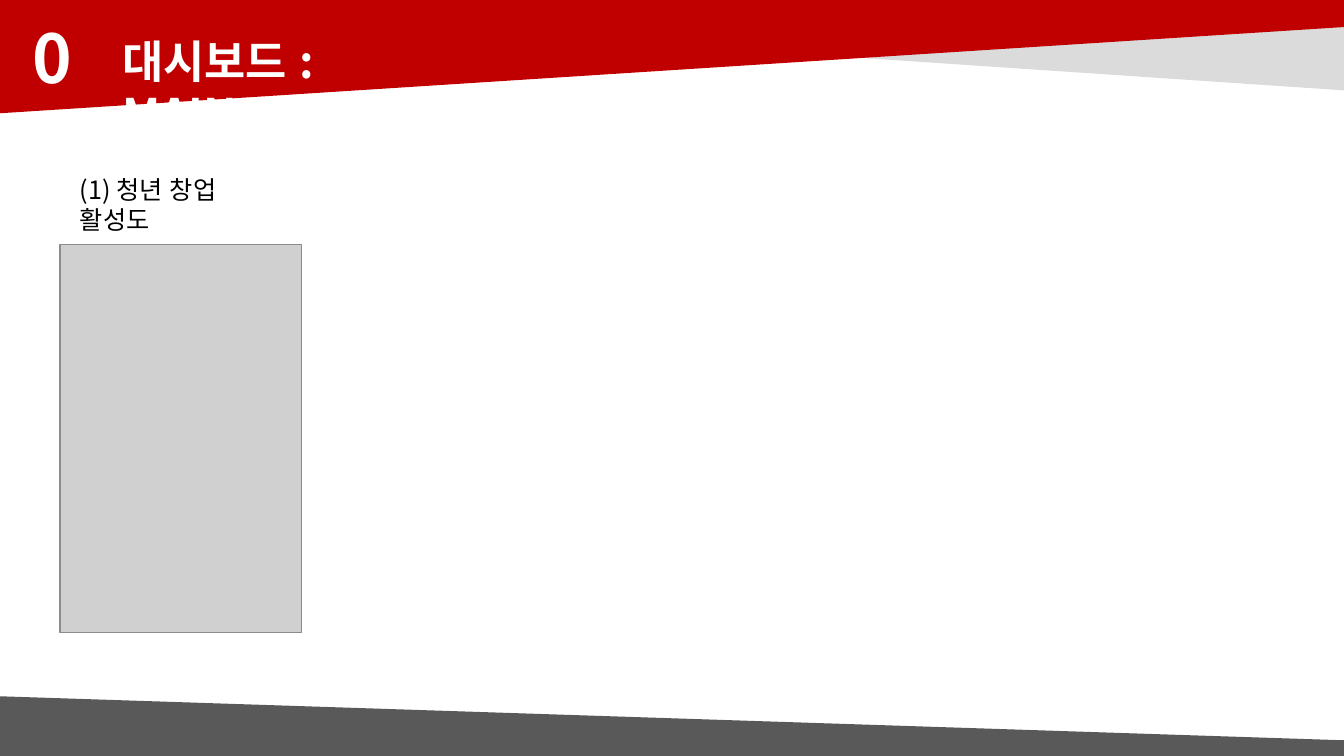
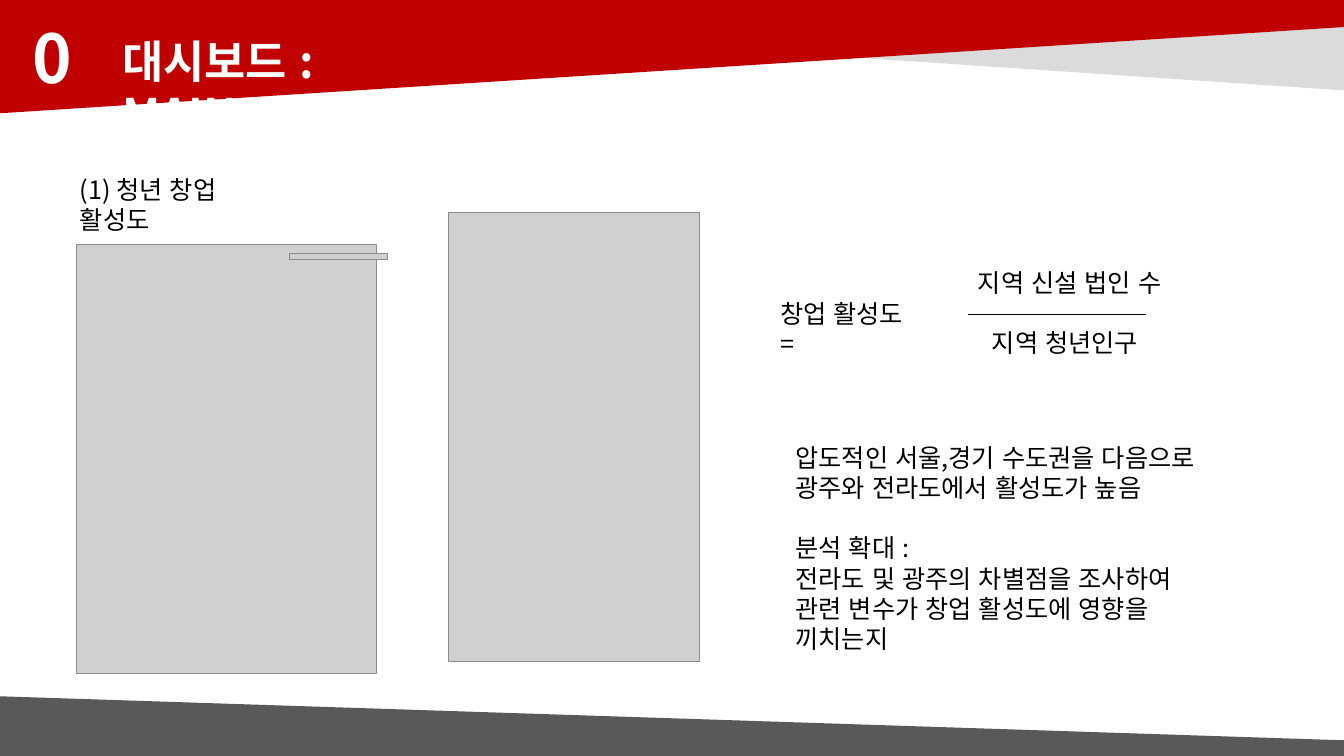
Before and after one commit to hj-10/-, a slide deck: slide 14 of 빅데이터분석_디엠_발표자료.pptx. Drawn at 1344x756 pixels with LibreOffice and Linux fonts; fonts in the diff are those of the drawing; grey boxes stand for pictures; background and template pictures are left out. Boxes give left, top, right and bottom in pixels: in the first picture for what was removed or moved away, otherwise in the second. Text is boxed around its words. In the diff, an @@ line names an element or a change of style, - is before the commit and + after.

```diff
--- a/빅데이터분석_디엠_발표자료.pptx
+++ b/빅데이터분석_디엠_발표자료.pptx
@@ picture added at [449, 213, 700, 661] @@
@@ picture: place and size @@
-picture at [60, 245, 302, 633]
+picture at [77, 245, 376, 674]
@@ picture added at [289, 253, 388, 260] @@
@@ text added at [978, 271, 1161, 354], 18 pt, text #000000 @@
+지역 신설 법인 수
+지역 청년인구
@@ text added at [780, 302, 904, 325], 18 pt, text #000000 @@
+창업 활성도 =
@@ line added from (968, 314) to (1146, 314), #000000 0.5 pt @@
@@ text added at [796, 446, 1195, 620], 18 pt, text #000000 @@
+압도적인 서울,경기 수도권을 다음으로
+광주와 전라도에서 활성도가 높음
+분석 확대 :
+전라도 및 광주의 차별점을 조사하여
+관련 변수가 창업 활성도에 영향을 끼치는지
```
Also in this commit, not shown: 13 other slides changed, 4 slides added, 1 slide removed.
